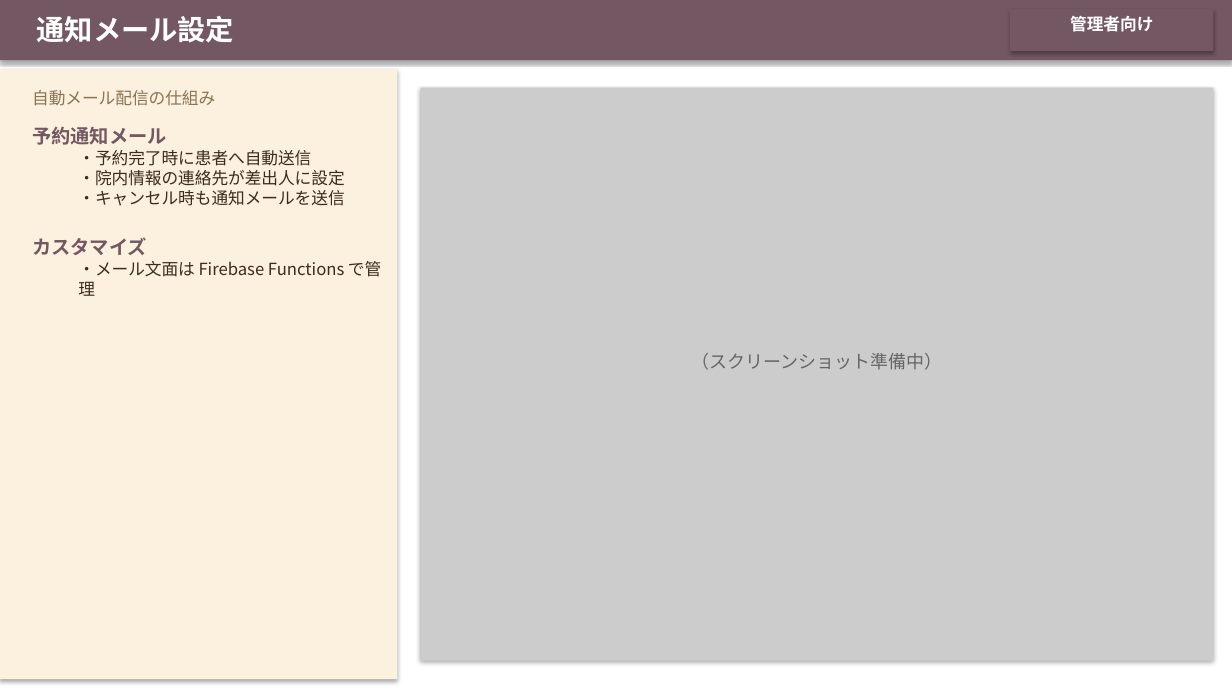
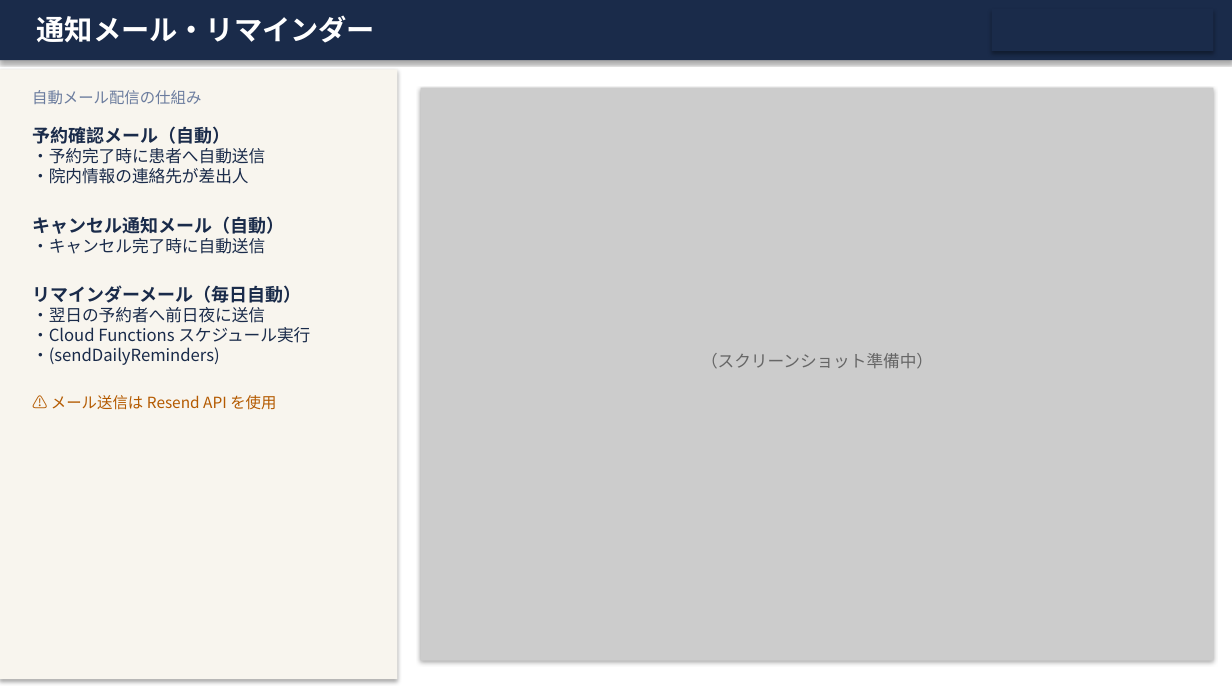
Before and after one commit to Kojinius/fukumoto-reservation, a slide deck: slide 22 of documents/manuals/OnlineAppointSystem_ユーザーマニュアル.pptx (slide 21 before the commit). Drawn at 1232x693 pixels with LibreOffice and Linux fonts; fonts in the diff are those of the drawing. Boxes give left, top, right and bottom in pixels: in the first picture for what was removed or moved away, otherwise in the second. Text is boxed around its words. In the diff, an @@ line names an element or a change of style, - is before the commit and + after.

```diff
--- a/documents/manuals/OnlineAppointSystem_ユーザーマニュアル.pptx
+++ b/documents/manuals/OnlineAppointSystem_ユーザーマニュアル.pptx
@@ rectangle at (0,0,1232,60): fill #735763 to #1A2B4A @@
@@ text at (37,15,375,43): text changed @@
-通知メール設定
+通知メール・リマインダー
@@ rectangle at (992,9,1214,51): fill #735763 to #1A2B4A @@
@@ rectangle: place and size @@
-rectangle at (1010,9,1214,51)
+rectangle at (992,9,1214,51)
@@ text removed at (1070,16,1153,32) @@
-管理者向け
@@ rectangle at (0,69,397,679): fill #FCF0DE to #F8F5EE @@
@@ text "自動メール配信の仕組み" at (32,90,201,104): size 13 to 12 pt, text colour #8B7355 to #6B7C9E @@
@@ text at (32,126,230,144): text changed; size 15 to 14 pt; text colour #735763 to #1A2B4A @@
-予約通知メール
+予約確認メール（自動）
@@ text at (32,148,265,164): text colour #3D2B1F to #1A2B4A in "・予約完了時に患者へ自動送信"; list level 2 to 1 in "・予約完了時に患者へ自動送信" @@
@@ text at (32,168,310,410): text changed; text colour #3D2B1F to #1A2B4A @@
-  ・院内情報の連絡先が差出人に設定
-  ・キャンセル時も通知メールを送信
-カスタマイズ
-  ・メール文面は Firebase Functions で管理
+・院内情報の連絡先が差出人
+キャンセル通知メール（自動）
+・キャンセル完了時に自動送信
+リマインダーメール（毎日自動）
+・翌日の予約者へ前日夜に送信
+・Cloud Functions スケジュール実行
+・(sendDailyReminders)
+⚠ メール送信は Resend API を使用
@@ text "（スクリーンショット準備中）" at (701,353,933,368): size 14 to 13 pt @@
```
Also in this commit, not shown: 20 other slides changed, 2 slides added, 1 slide removed, 5 other files.
